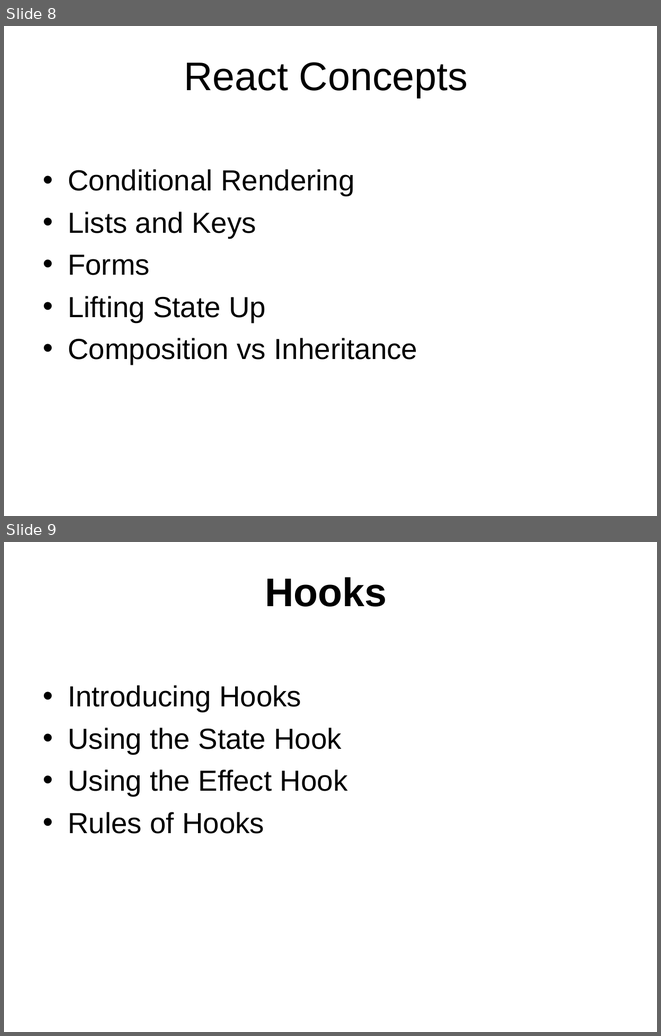
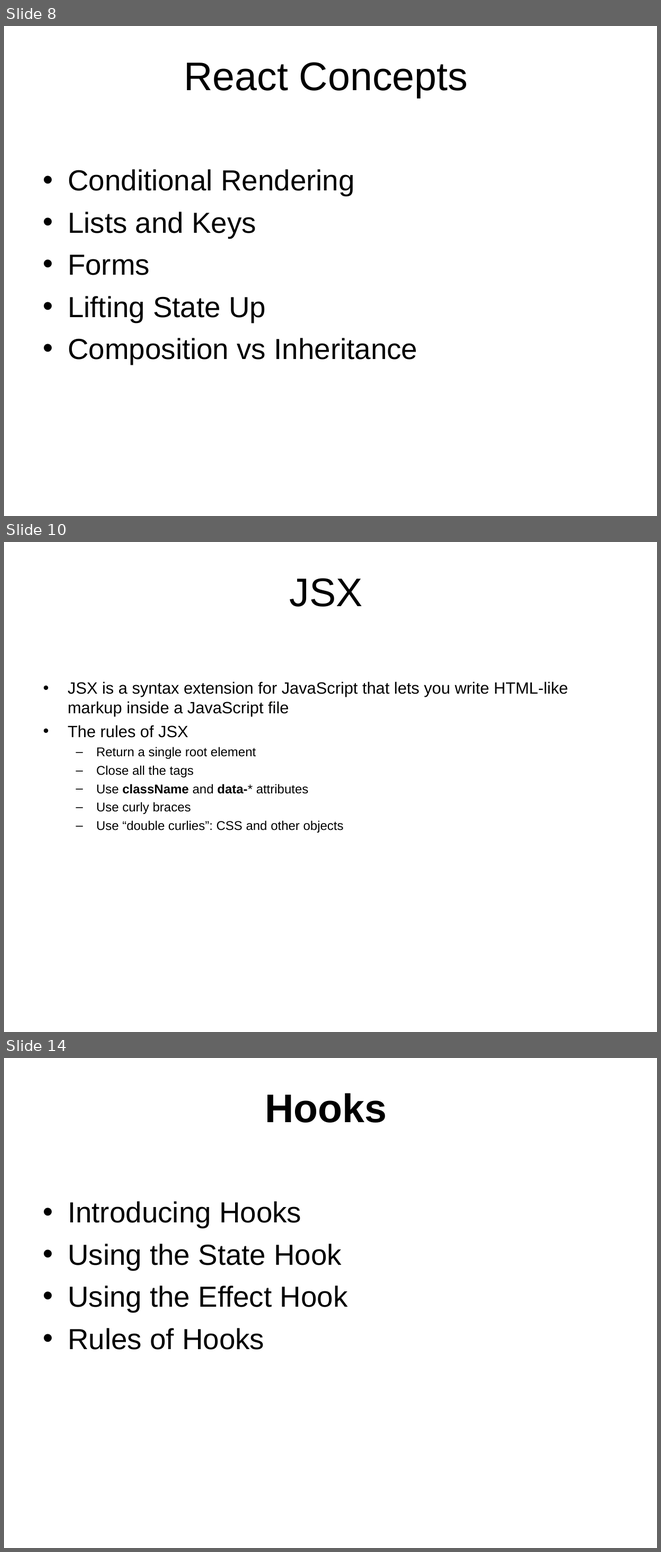
Before and after one commit to thongleclv/reactjs, a slide deck: React Overview.ppt. Shown one above the other, each under a label of ours: slides 8 and 9 before the commit, slides 8, 10 and 14 after it; the slides between them are not shown. The pictures are 661x1036 and 661x1552 pixels, drawn with LibreOffice and Linux fonts; fonts in the diff are those of the drawing; background and template pictures are left out. Boxes give left, top, right and bottom in pixels: in the first picture for what was removed or moved away, otherwise in the second. Text is boxed around its words. In the diff, an @@ line names an element or a change of style, - is before the commit and + after.

```diff
--- a/React Overview.ppt
+++ b/React Overview.ppt
@@ slide 10 added at [4, 542, 657, 1032], background picture (left out) @@
@@ title added at [290, 578, 363, 607], 44 pt, text #000000 @@
+JSX
@@ text added at [68, 681, 568, 832], 14 pt, text #000000 @@
+• JSX is a syntax extension for JavaScript that lets you write HTML-like markup inside a JavaScript file
+• The rules of JSX
+  – Return a single root element
+  – Close all the tags
+  – Use className and data-* attributes
+  – Use curly braces
+  – Use “double curlies”: CSS and other objects
@@ what was slide 9 is now slide 14 @@
```
Also in this commit, not shown: 1 slide changed, 4 other slides added, 1 other file.
